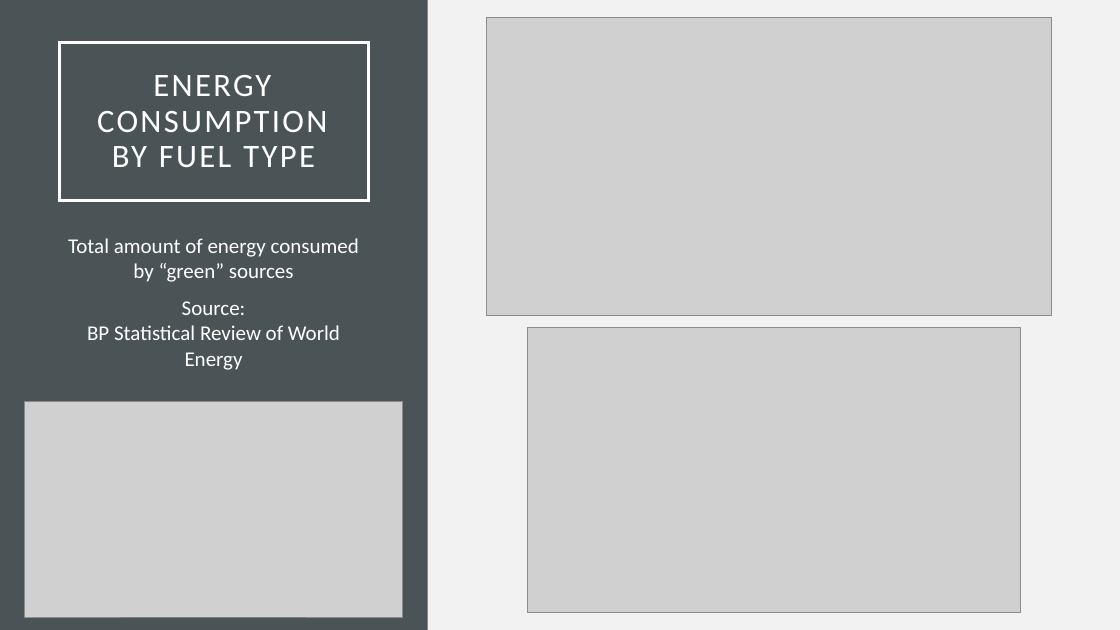
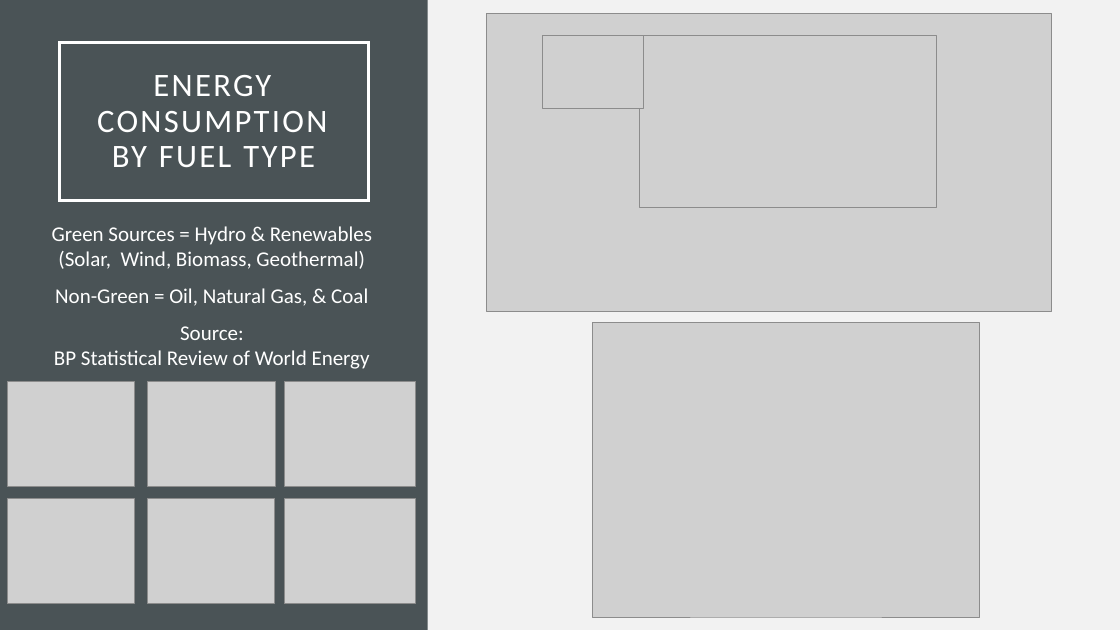
Before and after one commit to gabigham/dagger, a slide deck: slide 12 of Project 1.pptx. Drawn at 1120x630 pixels with LibreOffice and Linux fonts; fonts in the diff are those of the drawing; grey boxes stand for pictures. Boxes give left, top, right and bottom in pixels: in the first picture for what was removed or moved away, otherwise in the second. Text is boxed around its words. In the diff, an @@ line names an element or a change of style, - is before the commit and + after.

Commit message:
Update hydro color and updated/saved plots to output folder

```diff
--- a/Project 1.pptx
+++ b/Project 1.pptx
@@ picture: place and size @@
-picture at (486, 18, 1052, 315)
+picture at (486, 13, 1052, 311)
@@ picture added at (542, 35, 644, 108) @@
@@ picture: place and size @@
-picture at (528, 328, 1020, 613)
+picture at (639, 35, 936, 207)
@@ text "Green Sources = Hydro & ...": place and size @@
-text "Green Sources = Hydro & ..." at (68, 238, 359, 370)
+text "Green Sources = Hydro & ..." at (52, 226, 372, 369)
@@ text at (52, 226, 372, 306): text changed @@
-Total amount of energy consumed by “green” sources
+Green Sources = Hydro & Renewables (Solar, Wind, Biomass, Geothermal)
+Non-Green = Oil, Natural Gas, & Coal
@@ picture added at (593, 322, 980, 617) @@
@@ picture added at (7, 381, 134, 486) @@
@@ picture added at (147, 381, 275, 486) @@
@@ picture added at (284, 381, 415, 486) @@
@@ picture removed at (25, 402, 403, 617) @@
@@ picture added at (7, 498, 134, 603) @@
@@ picture added at (148, 498, 275, 603) @@
@@ picture added at (284, 498, 415, 603) @@
```
Also in this commit, not shown: 4 other slides changed, 6 other files.
